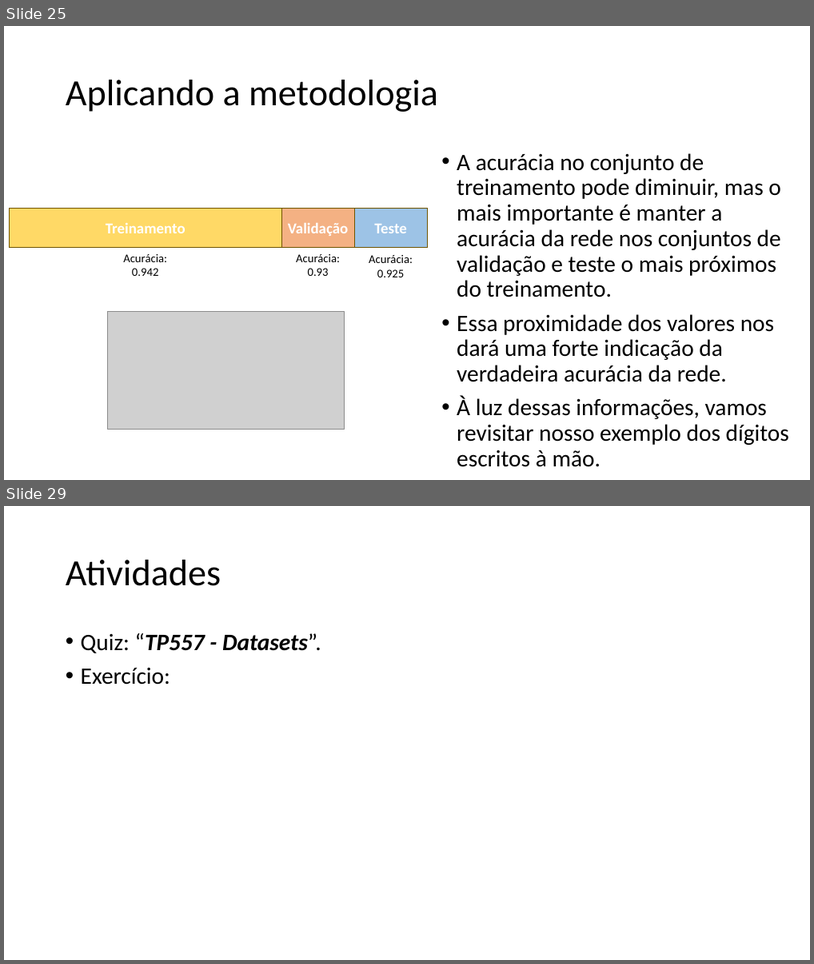
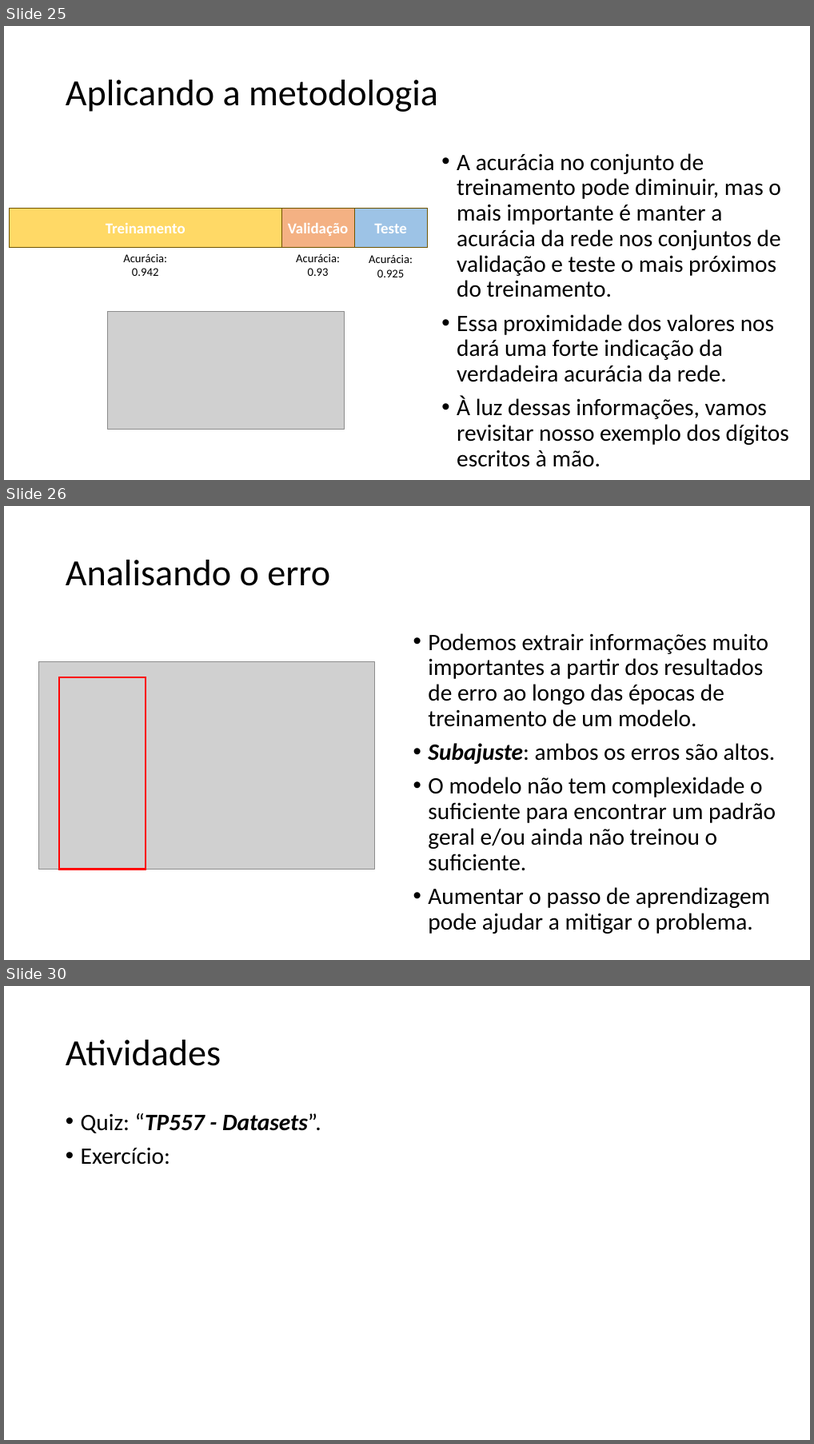
Before and after one commit to zz4fap/tp557-iot-ml, a slide deck: slides/TP557_10_Datasets.pptx. Shown one above the other, each under a label of ours: slides 25 and 29 before the commit, slides 25, 26 and 30 after it; the slides between them are not shown. The pictures are 814x964 and 814x1444 pixels, drawn with LibreOffice and Linux fonts; fonts in the diff are those of the drawing; grey boxes stand for pictures. Boxes give left, top, right and bottom in pixels: in the first picture for what was removed or moved away, otherwise in the second. Text is boxed around its words. In the diff, an @@ line names an element or a change of style, - is before the commit and + after.

```diff
--- a/slides/TP557_10_Datasets.pptx
+++ b/slides/TP557_10_Datasets.pptx
@@ slide 26 added at [4, 506, 810, 960], background #FFFFFF @@
@@ title added at [66, 560, 330, 586], 44 pt, text #000000 @@
+Analisando o erro
@@ text added at [428, 633, 776, 933], 28 pt, text #000000 @@
+• Podemos extrair informações muito importantes a partir dos resultados de erro ao longo das épocas de treinamento de um modelo.
+• Subajuste: ambos os erros são altos.
+• O modelo não tem complexidade o suficiente para encontrar um padrão geral e/ou ainda não treinou o suficiente.
+• Aumentar o passo de aprendizagem pode ajudar a mitigar o problema.
@@ picture added at [38, 661, 375, 869] @@
@@ rectangle added at [60, 677, 146, 869], outline #FF0000 2.25 pt @@
@@ what was slide 29 is now slide 30 @@
```
Also in this commit, not shown: 1 slide changed, 2 other slides added, 2 slides removed, 1 other file.
